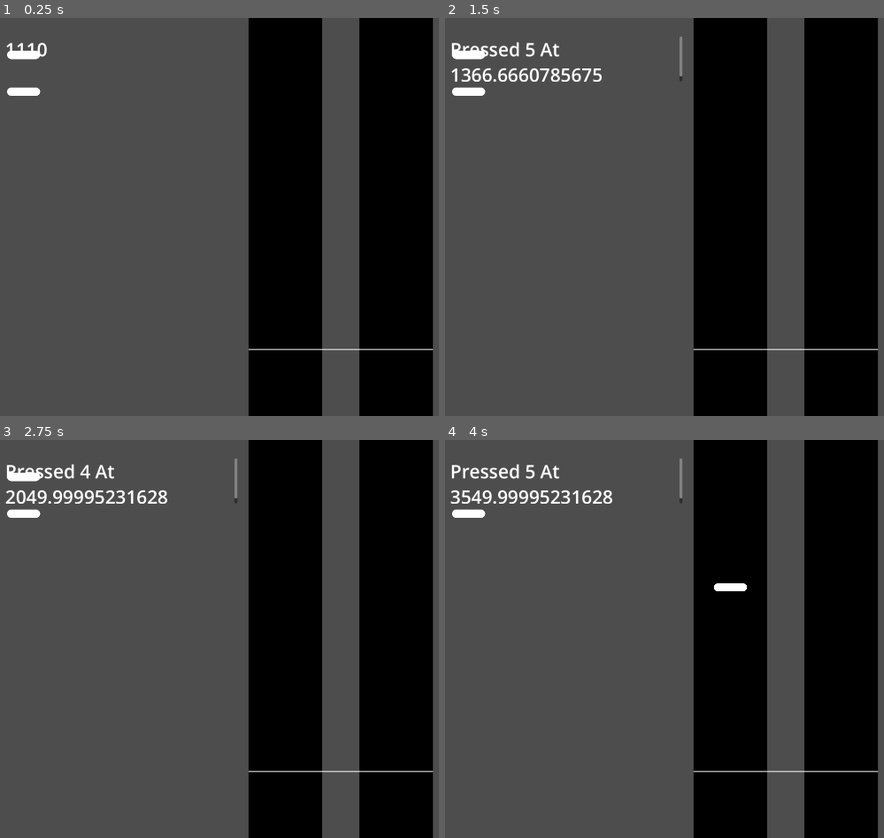
Above: before the commit, frames 1-4 (two rows, left to right).
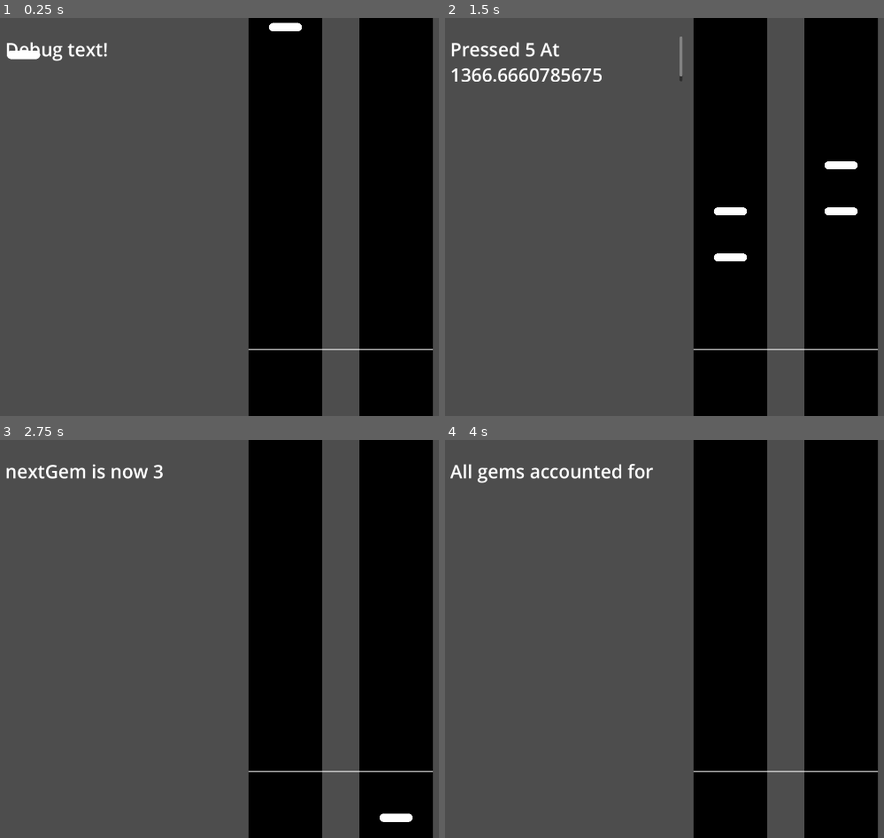
Above: after the commit, the same moments.

Repository: steamboatsonic/JamBop
Game: Godot game, scene res://Gameplay.tscn
Same seed, same stepped clock (60 frames per second), same inputs: the game is played once before the commit and once after it.
Inputs:
- Up to frame 1 (0.25 s): no input
- Up to frame 2 (1.5 s): hold D (Right) 0.53-1.28 s; hold Right (AButton) 0.53-1.28 s; hold S (Down) from 1.28 s (still down); tap Down (BButton) at 1.35 s
- Up to frame 3 (2.75 s): release S (Down) at 2.03 s; hold D (Right) from 2.03 s (still down); hold Left (YButton) from 2.03 s (still down)
- Up to frame 4 (4 s): release D (Right) at 2.78 s; release Left (YButton) at 2.78 s; hold W (Up) 2.78-3.53 s; tap Right (AButton) at 2.85 s; hold A (Left) from 3.53 s (still down); hold Down (BButton) from 3.53 s (still down)

The runs differ from the first frame. In frame 1, 0.7% of the frame differs, in the area x 1-69%, y 1-20%; in frame 2, 0.9%; in frame 3, 1.7%; in frame 4, 1.8%, in the area x 1-69%, y 4-38%.

Commit message:
More Early Gem Stuff
- MakeGem now makes a single gem according to the parameters fed into it
- The game tracks when gems leave the target zone
- Todo: grow gem array without declaring it

Diff:
--- a/GemManager.gd
+++ b/GemManager.gd
@@ -4,22 +4,41 @@
 # "today" is this frame
 # "yesterday" is the previous frame
 # "tomorrow" is the expected next frame
-var todaysTime: float = 0;
-var gem = [0,1];
+var gem = [0,1, 2, 3];
 var inputWaitingLane = [];
 var inputWaitingTiming = [];
+# var inputRecordedTiming = [];
+var nextGem: int = 0;
+# stage 0 = get ready, 1 = playing, 2 = finished
+var stage: int = 0;
+
 var temp;
 
 const gemParent = preload("res://gem_parent.tscn");
+# How many ms in each direction you can be off before being knocked to the next timing window
+# 5000, 4500, 4000, 3500, 3000, 2500, 2000
+const timingWindow = [25, 40, 65, 100, 175, 225, 250];
 
 # Called when the node enters the scene tree for the first time.
 func _ready():
+	# each lane has its own array of times your pressed the button for it
+	#for i in range(7):
+	#	inputRecordedTiming.append([])
+
 	# gravity is how many pixels the gem moves per millisecond
 	# using the height of 1080 as standard
 	set_meta("gravity", 0.5)
 	set_meta("startTime", Time.get_unix_time_from_system());
-	makeGem();
+	nextGem = 0;
+	inputWaitingLane.clear();
+	inputWaitingTiming.clear();
 
+	makeGem(0, 2000, 2);
+	makeGem(1, 2250, 2);
+	makeGem(2, 2250, 5);
+	makeGem(3, 2500, 5);
+
+	stage = 1;
 
 	# var gemParent = $GemParent;
 	# var gemManager = $GemManager;
@@ -38,22 +57,17 @@
 	# gems[0].set_meta(TimingMSec, 10000.00);
 	pass
 
-func makeGem():
-	gem[0] = gemParent.instantiate();
+func makeGem(gemNumber:int, timingToApply, laneToApply):
+	gem[gemNumber] = gemParent.instantiate();
 	# get_parent().add_child(gem);
-	gem[0].position = Vector2(100,100);
-	gem[0].set_meta("TimingMSec", 5000);
+	gem[gemNumber].position = Vector2(100,100);
+	gem[gemNumber].set_meta("TimingMSec", timingToApply);
 	# Track identities:
 	# 1 2 3 = left side
 	# 4 5 6 = right side
-	gem[0].set_meta("Lane", 2);
-	self.add_child(gem[0]);
+	gem[gemNumber].set_meta("Lane", laneToApply);
+	self.add_child(gem[gemNumber]);
 
-	gem[1] = gemParent.instantiate();
-	gem[1].position = Vector2(100,200);
-	gem[1].set_meta("TimingMSec", 6000);
-	gem[1].set_meta("Lane", 5);
-	self.add_child(gem[1]);
 	# writeDebug(str(gem.position));
 	# writeDebug(str(gem.get_meta("TimingMSec")));
 
@@ -71,10 +85,22 @@
 	#if inputWaitingTiming.size() == 2:
 	#	writeDebug("Pressed two at once")
 
-	for x in inputWaitingTiming.size():
-		#temp = inputWaitingLane.pop_front();
-		#temp = inputWaitingTiming.pop_front();
-		writeDebug("Pressed " + str(inputWaitingLane.pop_front()) + " At " + str(inputWaitingTiming.pop_front()))
+	# for pressed buttons, check for gems on this side
+	if stage == 1:
+		for x in inputWaitingTiming.size():
+			#temp = inputWaitingLane.pop_front();
+			#temp = inputWaitingTiming.pop_front();
+			writeDebug("Pressed " + str(inputWaitingLane.pop_front()) + " At " + str(inputWaitingTiming.pop_front()))
+
+		# Now look for gems that have left the playfield without being hit
+
+		while get_meta("todaysTime") > gem[nextGem].get_meta("TimingMSec") + 250:
+			nextGem += 1;
+			writeDebug("nextGem is now " + str(nextGem))
+			if nextGem >= gem.size():
+				writeDebug("All gems accounted for")
+				stage = 2;
+				break
 
 	#if inputWaitingTiming.size() == 0:
 	#	writeDebug("All caught up")
--- a/gem.gd
+++ b/gem.gd
@@ -7,14 +7,19 @@
 
 # Called when the node enters the scene tree for the first time.
 func _ready():
+	# Gem will be active until it has left the target zone
+	set_meta("Active", true);
+
 	xPosition = 100.00;
 
 	if get_meta("Lane") < 4:
 		xPosition = 750.00 + (float(get_meta("Lane")) * 30.00)
+		set_meta("Road", 1)
 	elif get_meta("Lane") >= 4:
 		xPosition = 960.00 + (float(get_meta("Lane")) * 30.00)
+		set_meta("Road", 2)
 
-	writeDebug(str(xPosition));
+	# writeDebug(str(xPosition));
 
 # Called every frame. 'delta' is the elapsed time since the previous frame.
 func _process(_delta):
--- a/gem_parent.tscn
+++ b/gem_parent.tscn
@@ -13,3 +13,5 @@
 metadata/Instrument = ""
 metadata/Special = 0
 metadata/Score = 0
+metadata/Road = 0
+metadata/Active = false
